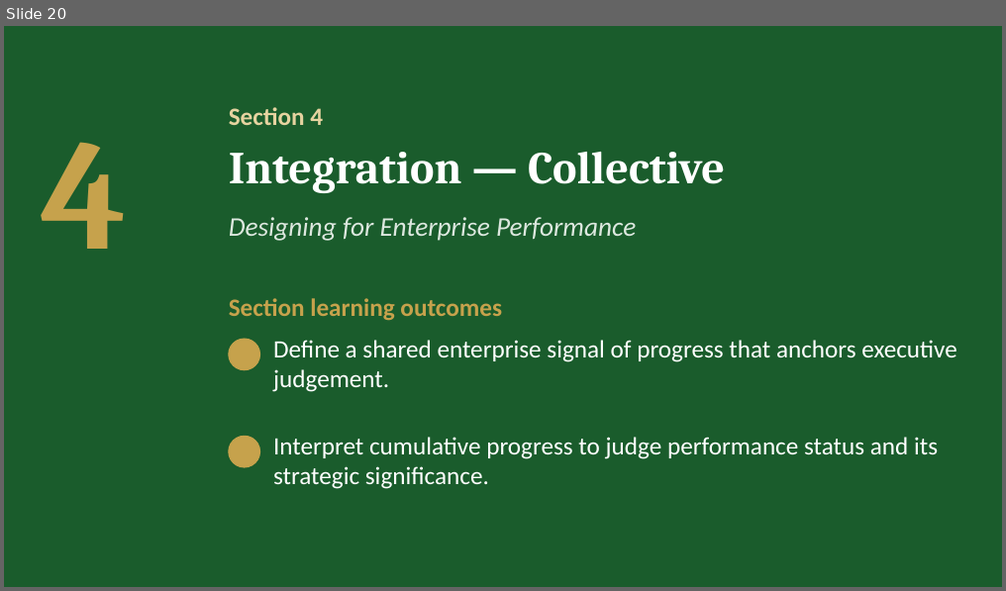
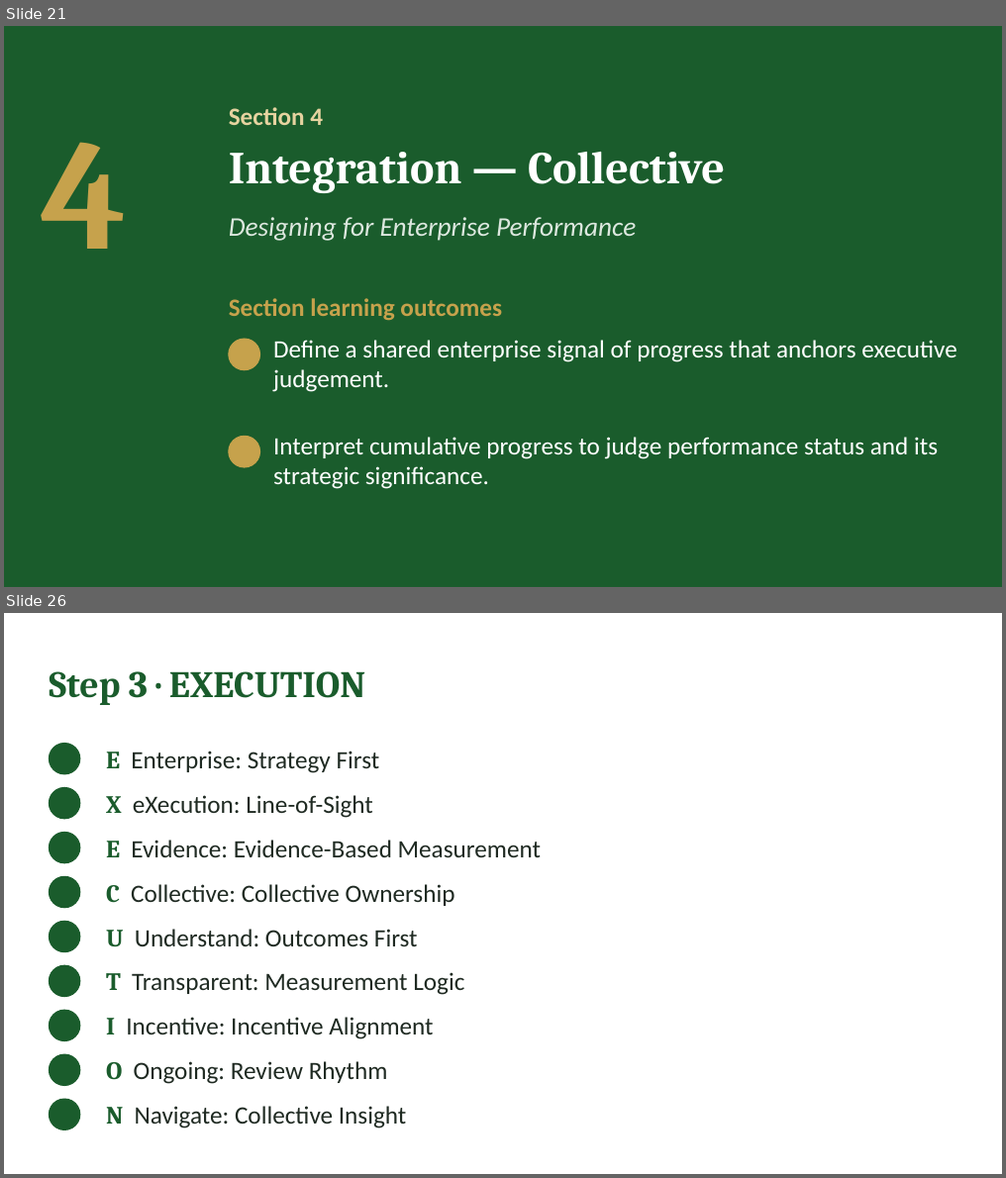
Before and after one commit to IBSL26/ibsl-platform, a slide deck: Unit decks/Unit 06 - Performance Management Setup.pptx. Shown one above the other, each under a label of ours: slide 20 before the commit, slides 21 and 26 after it; the slides between them are not shown. The pictures are 1006x591 and 1006x1178 pixels, drawn with LibreOffice and Linux fonts; fonts in the diff are those of the drawing; background and template pictures are left out. Boxes give left, top, right and bottom in pixels: in the first picture for what was removed or moved away, otherwise in the second. Text is boxed around its words. In the diff, an @@ line names an element or a change of style, - is before the commit and + after.

```diff
--- a/Unit decks/Unit 06 - Performance Management Setup.pptx
+++ b/Unit decks/Unit 06 - Performance Management Setup.pptx
@@ slide 26 added at (4, 613, 1002, 1174), background #FFFFFF @@
@@ text added at (49, 671, 365, 705), 36 pt, text #1A5C2C, bold @@
+Step 3 · EXECUTION
@@ ellipse added at (49, 744, 80, 774), fill #1A5C2C, outline #1A5C2C 1 pt @@
@@ text added at (106, 751, 380, 773), 24 pt, text #1F2A22 @@
+E Enterprise: Strategy First
@@ ellipse added at (49, 787, 80, 819), fill #1A5C2C, outline #1A5C2C 1 pt @@
@@ text added at (106, 795, 372, 818), 24 pt, text #1F2A22 @@
+X eXecution: Line-of-Sight
@@ ellipse added at (49, 833, 80, 863), fill #1A5C2C, outline #1A5C2C 1 pt @@
@@ text added at (106, 840, 541, 858), 24 pt, text #1F2A22 @@
+E Evidence: Evidence-Based Measurement
@@ ellipse added at (49, 876, 80, 908), fill #1A5C2C, outline #1A5C2C 1 pt @@
@@ text added at (106, 884, 455, 906), 24 pt, text #1F2A22 @@
+C Collective: Collective Ownership
@@ ellipse added at (49, 922, 80, 953), fill #1A5C2C, outline #1A5C2C 1 pt @@
@@ text added at (106, 929, 418, 947), 24 pt, text #1F2A22 @@
+U Understand: Outcomes First
@@ ellipse added at (49, 965, 80, 997), fill #1A5C2C, outline #1A5C2C 1 pt @@
@@ text added at (106, 972, 464, 995), 24 pt, text #1F2A22 @@
+T Transparent: Measurement Logic
@@ ellipse added at (49, 1011, 80, 1042), fill #1A5C2C, outline #1A5C2C 1 pt @@
@@ text added at (106, 1017, 433, 1040), 24 pt, text #1F2A22 @@
+I Incentive: Incentive Alignment
@@ ellipse added at (49, 1055, 80, 1086), fill #1A5C2C, outline #1A5C2C 1 pt @@
@@ text added at (106, 1061, 388, 1084), 24 pt, text #1F2A22 @@
+O Ongoing: Review Rhythm
@@ ellipse added at (49, 1099, 80, 1131), fill #1A5C2C, outline #1A5C2C 1 pt @@
@@ text added at (106, 1106, 406, 1129), 24 pt, text #1F2A22 @@
+N Navigate: Collective Insight
@@ what was slide 20 is now slide 21 @@
```
Also in this commit, not shown: 10 slides changed, 5 other slides added, 6 slides removed, 1 other file.
